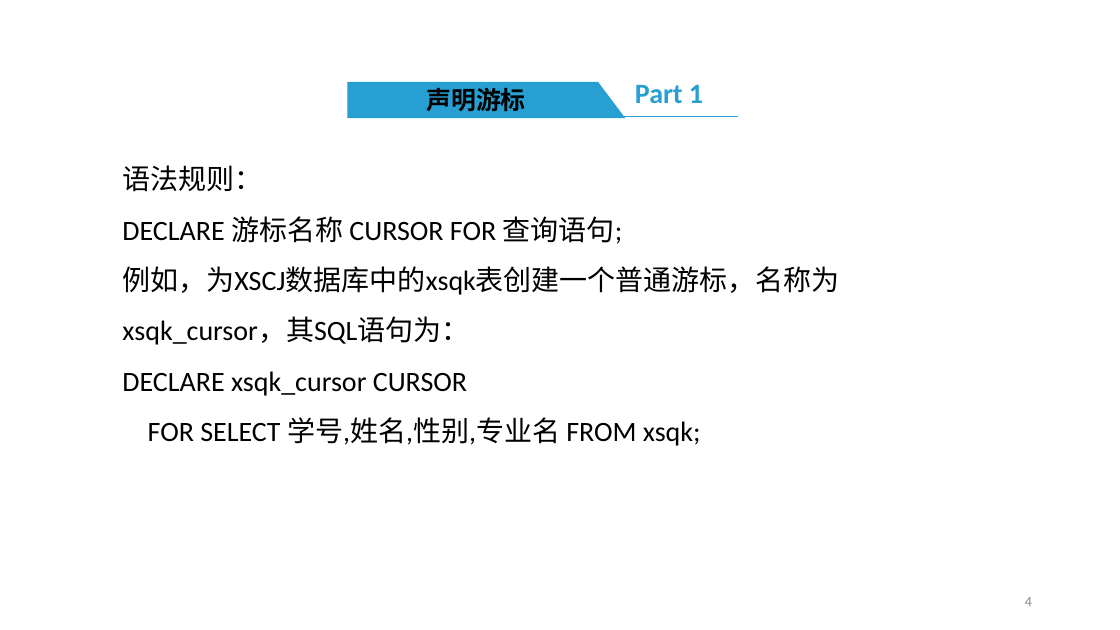
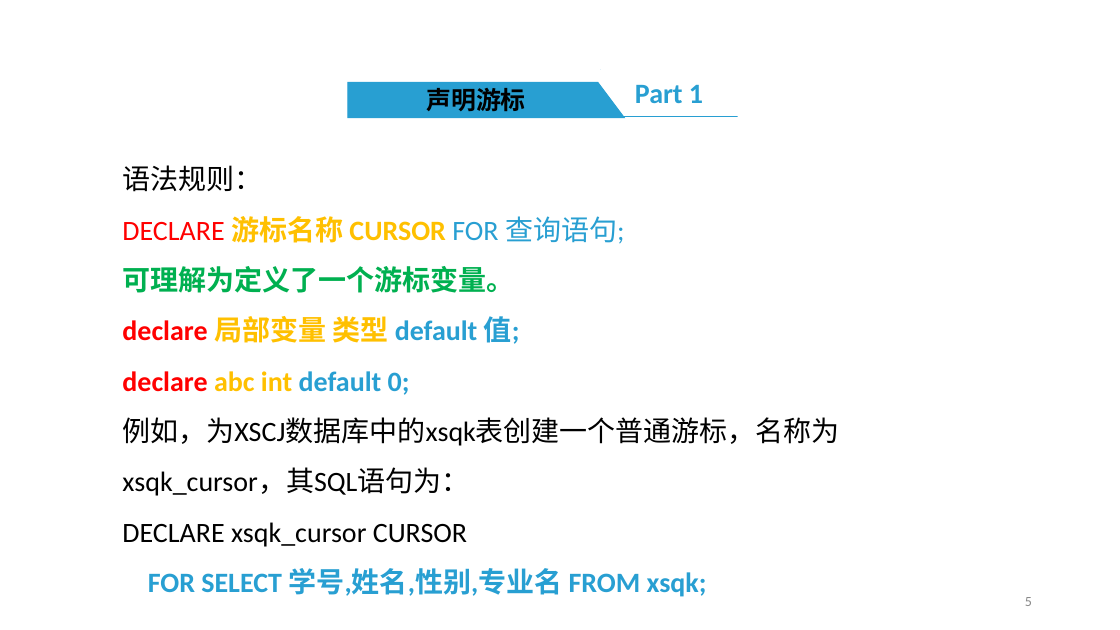
Before and after one commit to cqj726/mysql-s-PPT, a slide deck: slide 5 of PPT/第9章 MySQL编程基础（三）.ppt (slide 4 before the commit). Drawn at 1120x630 pixels with LibreOffice and Linux fonts; fonts in the diff are those of the drawing. Boxes give left, top, right and bottom in pixels: in the first picture for what was removed or moved away, otherwise in the second. Text is boxed around its words. In the diff, an @@ line names an element or a change of style, - is before the commit and + after.

```diff
--- a/PPT/第9章 MySQL编程基础（三）.ppt
+++ b/PPT/第9章 MySQL编程基础（三）.ppt
@@ text at (122, 216, 707, 597): text colour #000000 to #FF0000 in "DECLARE"; text colour #000000 to #FFC000 in "游标名称 CURSOR"; text colour #000000 to #289FD2 in "FOR 查询语句;", "FOR SELECT 学号,姓名,性别,专业名 FROM xsqk;"; bold on in "游标名称 CURSOR", "FOR SELECT 学号,姓名,性别,专业名 FROM xsqk;" @@
@@ text at (122, 266, 520, 395): paragraphs added @@
+可理解为定义了一个游标变量。
+declare 局部变量 类型 default 值;
+declare abc int default 0;
@@ page number at (1025, 597, 1032, 606): text changed @@
-4
+5
```
Also in this commit, not shown: 5 other slides changed, 3 slides added, 1 slide removed, 3 other files.
